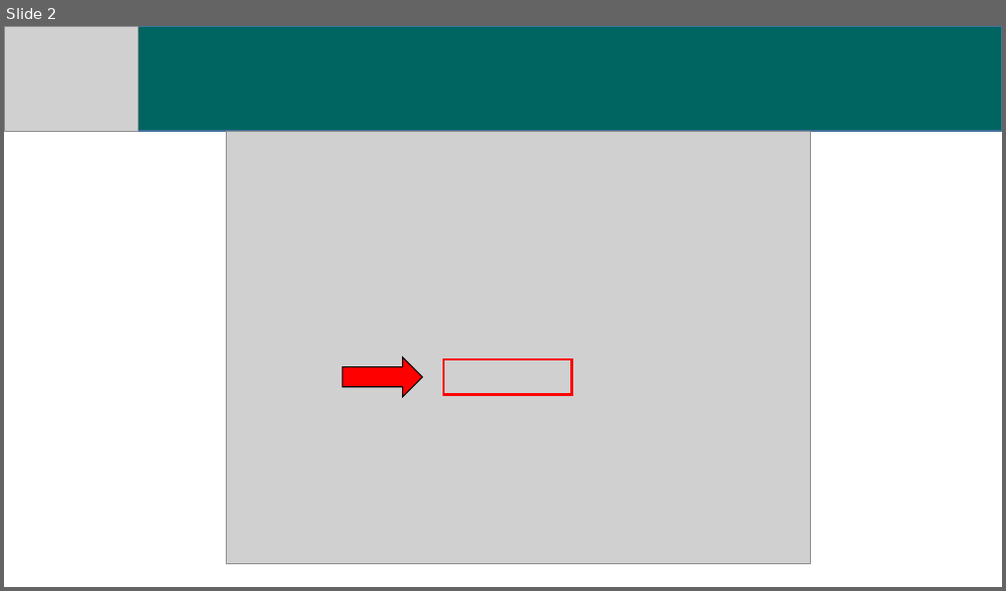
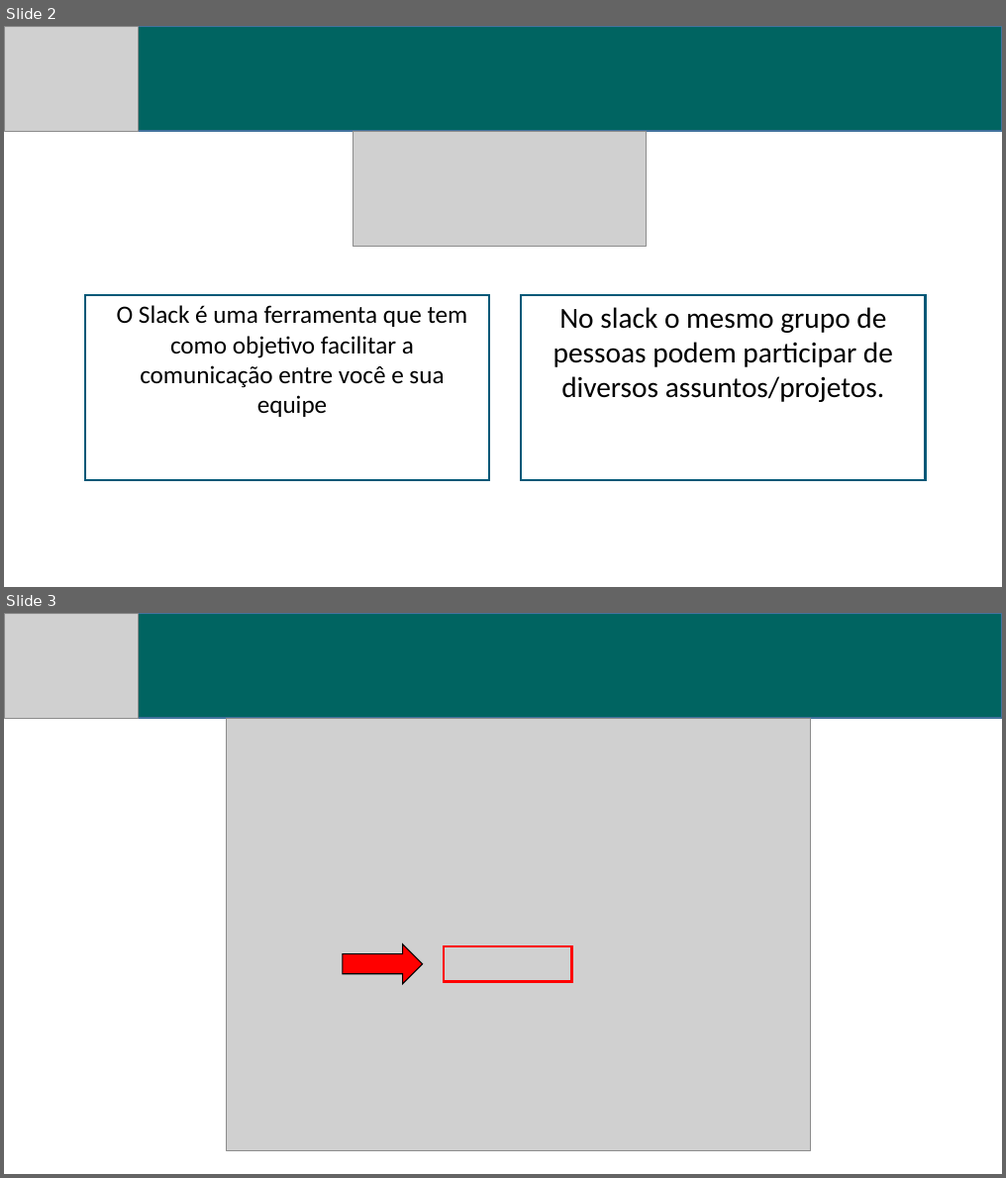
Before and after one commit to GuiDegan/paginalina_home_antiga, a slide deck: documentos_primeirosacessos/Slack.pptx. Shown one above the other, each under a label of ours: slide 2 before the commit, slides 2 and 3 after it. The pictures are 1006x591 and 1006x1178 pixels, drawn with LibreOffice and Linux fonts; fonts in the diff are those of the drawing; grey boxes stand for pictures. Boxes give left, top, right and bottom in pixels: in the first picture for what was removed or moved away, otherwise in the second. Text is boxed around its words. In the diff, an @@ line names an element or a change of style, - is before the commit and + after.

```diff
--- a/documentos_primeirosacessos/Slack.pptx
+++ b/documentos_primeirosacessos/Slack.pptx
@@ slide 2 added at [4,26,1002,587], background #FFFFFF @@
@@ picture added at [4,26,138,131] @@
@@ rectangle added at [138,26,1002,131], fill #006461, outline #43739E 1 pt @@
@@ picture added at [352,131,646,246] @@
@@ rectangle added at [85,295,490,481], outline #005877 2.25 pt @@
@@ text added at [117,305,468,417], 24 pt, text #000000 @@
+O Slack é uma ferramenta que tem como objetivo facilitar a comunicação entre você e sua equipe
@@ rectangle added at [522,295,926,481], outline #005877 2.25 pt @@
@@ text added at [553,307,893,402], 28 pt, text #000000 @@
+No slack o mesmo grupo de pessoas podem participar de diversos assuntos/projetos.
@@ what was slide 2 is now slide 3 @@
```
Also in this commit, not shown: 1 slide changed, 2 other files.
